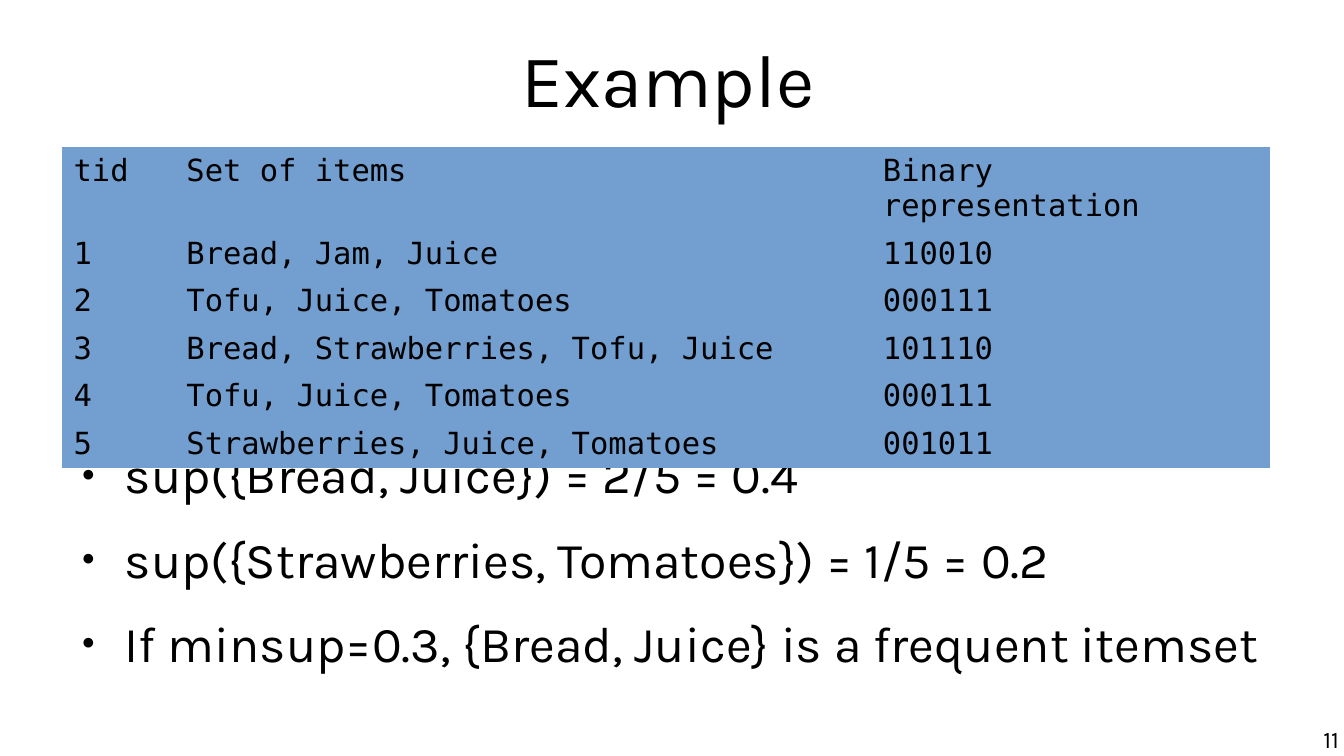
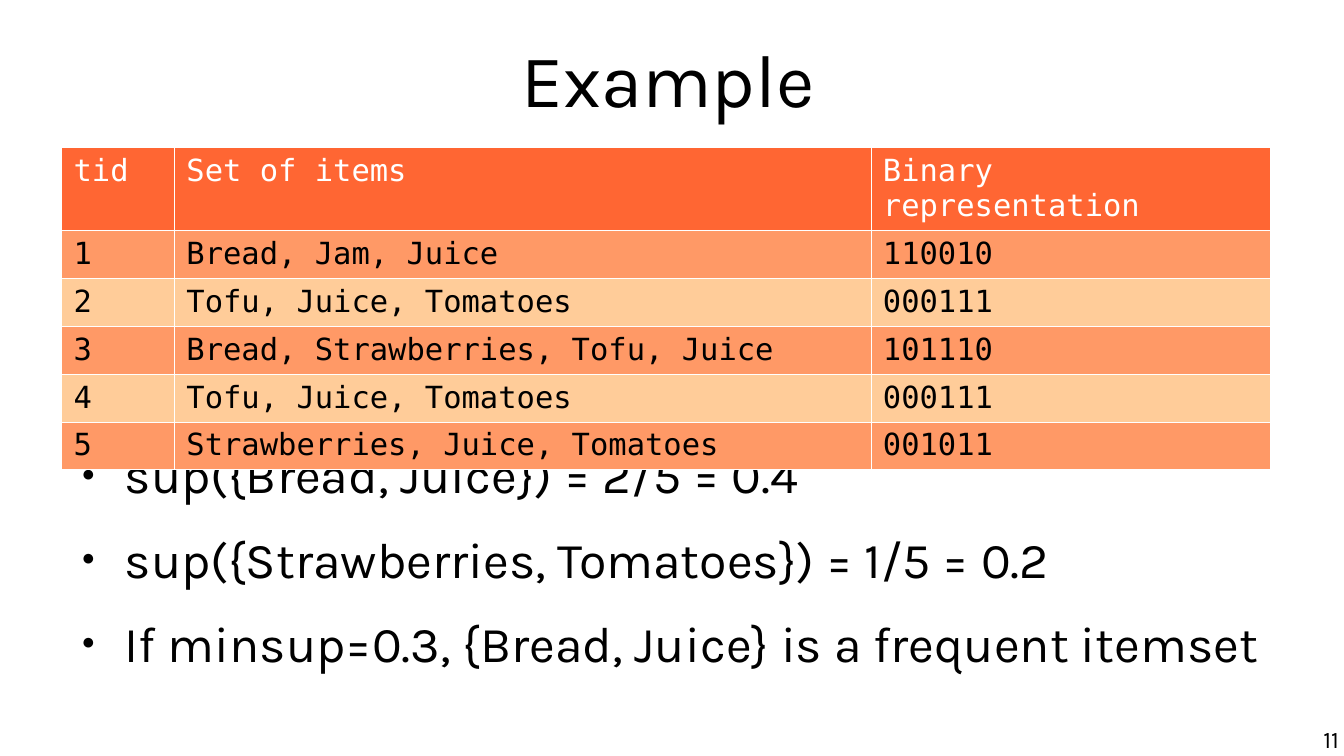
Before and after one commit to marco-calautti/data-mining-course, a slide deck: slide 11 of theory/tt05_itemsets.odp. Drawn at 1344x756 pixels with LibreOffice and Linux fonts; fonts in the diff are those of the drawing. Boxes give left, top, right and bottom in pixels: in the first picture for what was removed or moved away, otherwise in the second. Text is boxed around its words. In the diff, an @@ line names an element or a change of style, - is before the commit and + after.

```diff
--- a/theory/tt05_itemsets.odp
+++ b/theory/tt05_itemsets.odp
@@ table at [62,146,1271,464] @@
@@ fill #729FCF to #FF6633 in row 1 @@
@@ fill #729FCF to #FF9966 in 9 cells @@
@@ fill #729FCF to #FFCC99 in 6 cells @@
@@ text colour #000000 to #FFFFFF in "tid", "Set of items", "Binary representation" @@
@@ borders changed @@
```
Also in this commit, not shown: 13 other slides changed.
